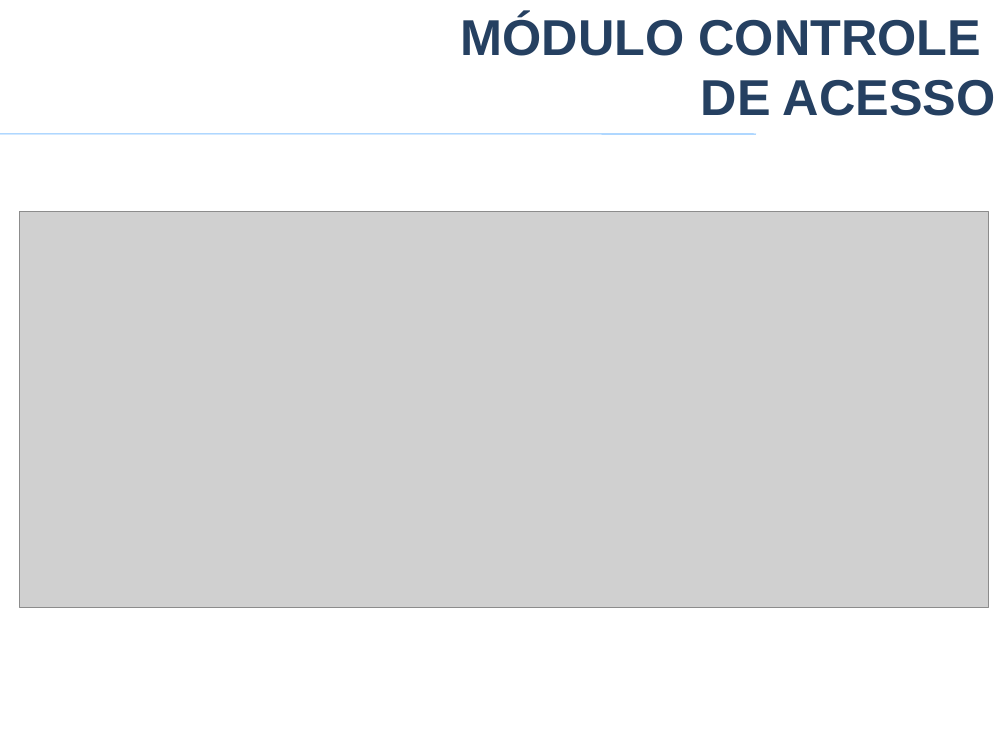
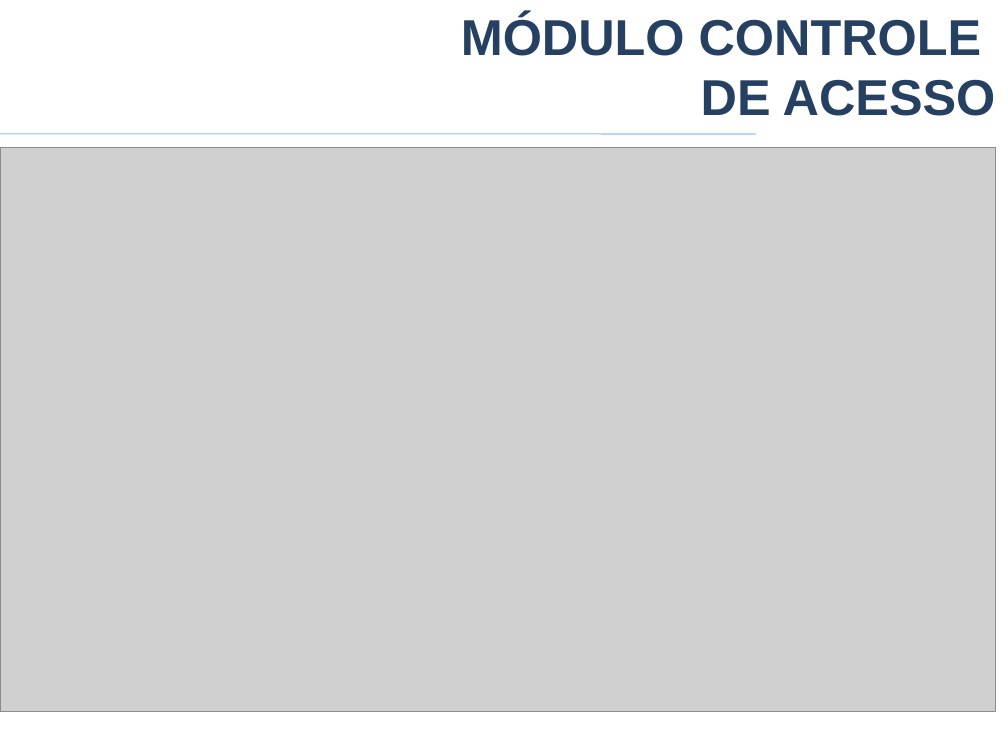
Before and after one commit to VagnerAlcantara/TCC, a slide deck: slide 17 of TCC/5º Encontro/2017-Apresentacao Psystem.pptx. Drawn at 1008x756 pixels with LibreOffice and Linux fonts; fonts in the diff are those of the drawing; grey boxes stand for pictures; background and template pictures are left out. Boxes give left, top, right and bottom in pixels: in the first picture for what was removed or moved away, otherwise in the second. Text is boxed around its words. In the diff, an @@ line names an element or a change of style, - is before the commit and + after.

Commit message:
Atualização Modulos controle de acesso/financeiro

```diff
--- a/TCC/5º Encontro/2017-Apresentacao Psystem.pptx
+++ b/TCC/5º Encontro/2017-Apresentacao Psystem.pptx
@@ picture: place and size @@
-picture at <box>20,212,989,608</box>
+picture at <box>0,148,996,712</box>
@@ rectangle added at <box>0,148,1008,756</box>, fill #FFFFFF, outline #FFFFFF 2 pt @@
```
Also in this commit, not shown: 11 other slides changed, 2 slides added, 2 slides removed.
